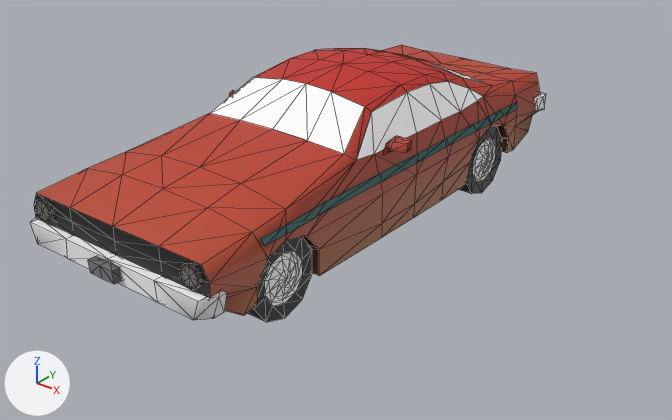
The glTF model EverythingLibraryBrowser/models/vehicles/vehicles-cars-muscle-car/vehicles-cars-muscle-car_v1.glb as it was, and as the next commit left it.
Rendered twice from a 50 mm lens placed at (4.91, -5.96, 3.82), pointed at (0.4, -0.32, 0.32). Arrows for +X, +Y and +Z are at lower left; the lights stay in place. The older version comes first. Mesh edges are drawn as thin lines. Vertices at exactly the same position are counted once.

In view in the first picture: 'Muscle Car_v1'.
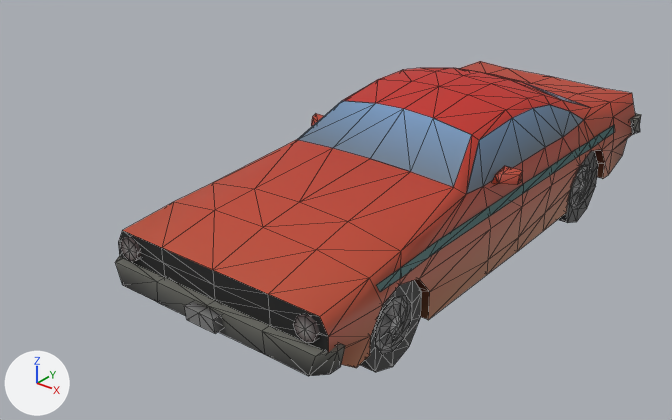
What differs and where, as boxes (x1, y1, x2, y2) in the pictures (672 x 420 px):
```json
{"object": "Muscle Car_v1", "change": "reshaped, moved", "before": [30, 45, 546, 322], "after": [115, 83, 641, 376]}
{"object": "Muscle Car_v1.001", "change": "added", "after": [118, 61, 635, 372]}
{"part": 1, "of": "me_mesh_002", "change": "deleted", "before": [34, 62, 517, 298]}
{"part": 2, "of": "me_mesh_002", "change": "deleted", "before": [37, 45, 540, 322]}
{"part": 3, "of": "me_mesh_002", "change": "recoloured", "before": [30, 92, 546, 320], "after": [115, 113, 641, 376], "on screen": "white to grey"}
```

Scene script edits in JSON lines:
```json
{"block": "me_mesh_002", "where": "# used by ob_muscle_car_v1; location = (0.0, 0.0, 0.0)"}
{"op": "remove", "block": "me_mesh_002", "code": "me_mesh_002.from_pydata(...)  # 825 vertices, 1313 faces; spans x -1.0..1.0, y -2.5..2.5, z 0.0..1.41"}
{"op": "remove", "block": "me_mesh_002", "code": "me_mesh_002.materials.append(mat_mat_standard_046)"}
{"op": "add", "block": "me_mesh_002", "code": "me_mesh_002.from_pydata(...)  # 292 vertices, 428 faces; spans x -1.0..1.0, y -2.42..2.44, z 0.13..1.35"}
{"block": "me_mesh_002", "change": "me_mesh_002 part 1: 15 loose pieces with 181 vertices, spanning x -1.0..1.0, y -2.5..2.5, z 0.48..1.35, are deleted"}
{"block": "me_mesh_002", "change": "me_mesh_002 part 2: 352 vertices removed from x -1.0..1.0, y -2.35..2.38, z 0.0..1.41"}
{"block": "me_mesh_002", "change": "me_mesh_002 part 3: 348 kept faces spanning x -1.0..1.0, y -2.42..2.44, z 0.13..0.76 get new vertex colours; the middle colour goes from white #ffffff to grey #767575"}
{"op": "add", "block": "me_mesh_001", "code": ["me_mesh_001 = bpy.data.meshes.new('Mesh.001')", "me_mesh_001.from_pydata(...)  # 559 vertices, 885 faces; spans x -1.0..1.0, y -2.5..2.5, z 0.0..1.41", "me_mesh_001.materials.append(mat_mat_standard_046)"]}
{"op": "set", "path": "ob_muscle_car_v1.location", "old": "(0.0, 0.0, 0.0)", "new": "(1.003, 0.0, 0.0)"}
{"op": "add", "block": "ob_muscle_car_v1_001", "code": ["ob_muscle_car_v1_001 = bpy.data.objects.new('Muscle Car_v1.001', me_mesh_001)", "ob_muscle_car_v1_001.location = (1.003, 0.0, 0.0)"]}
```
